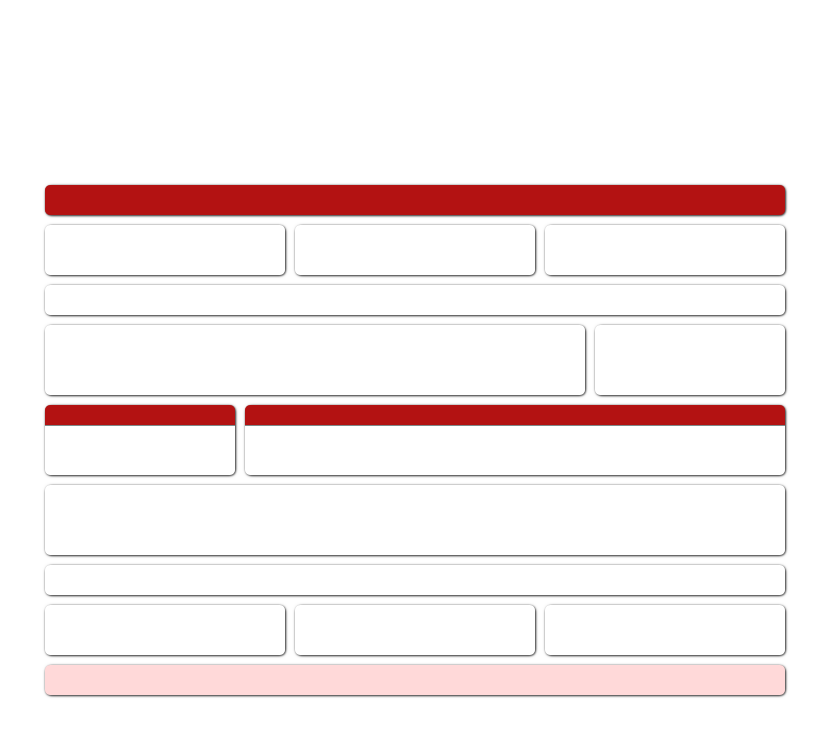
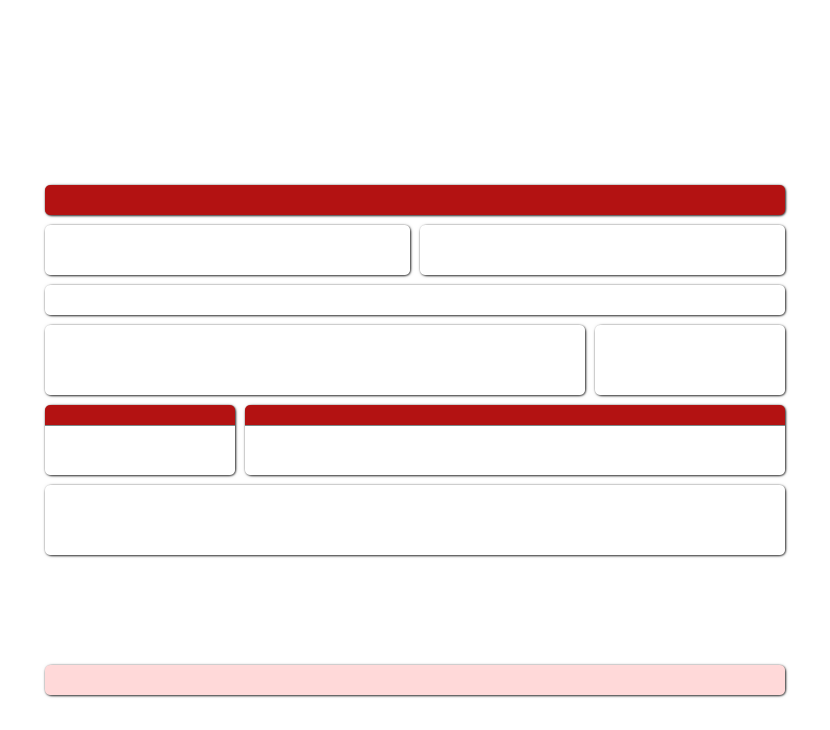
Layers edited between the first and the second 830×730 image:
painted on "header boxes" over (280, 225, 550, 275)
removed layer "footer widget" over (45, 565, 785, 595)
removed layer "footer boxes" over (45, 605, 785, 655)
